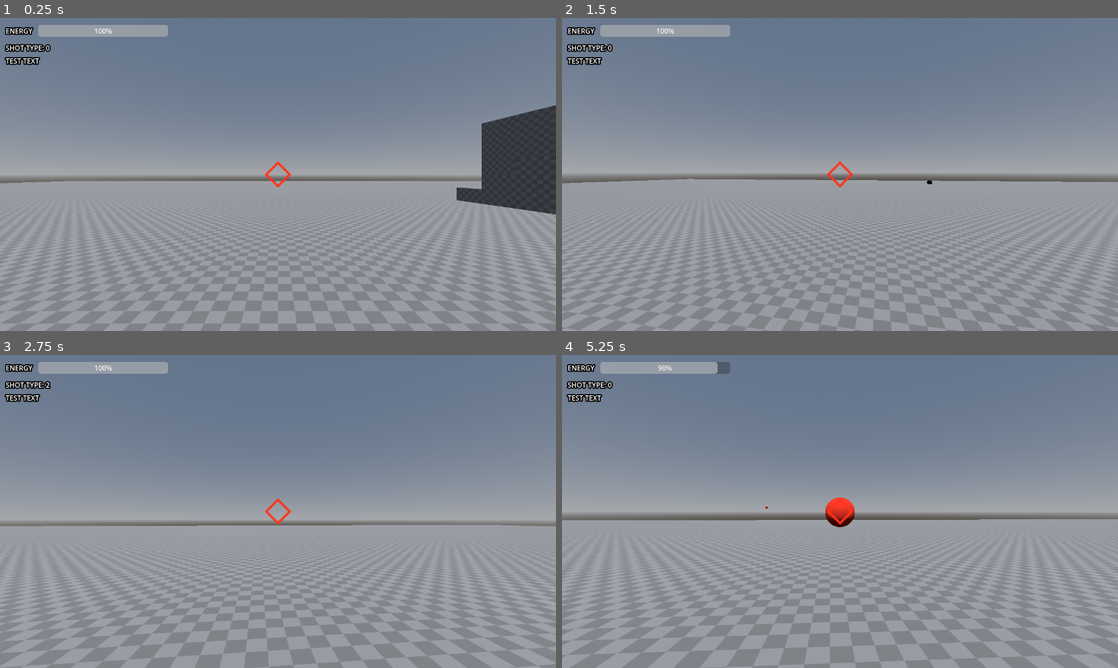
Above: before the commit, frames 1-4 (two rows, left to right).
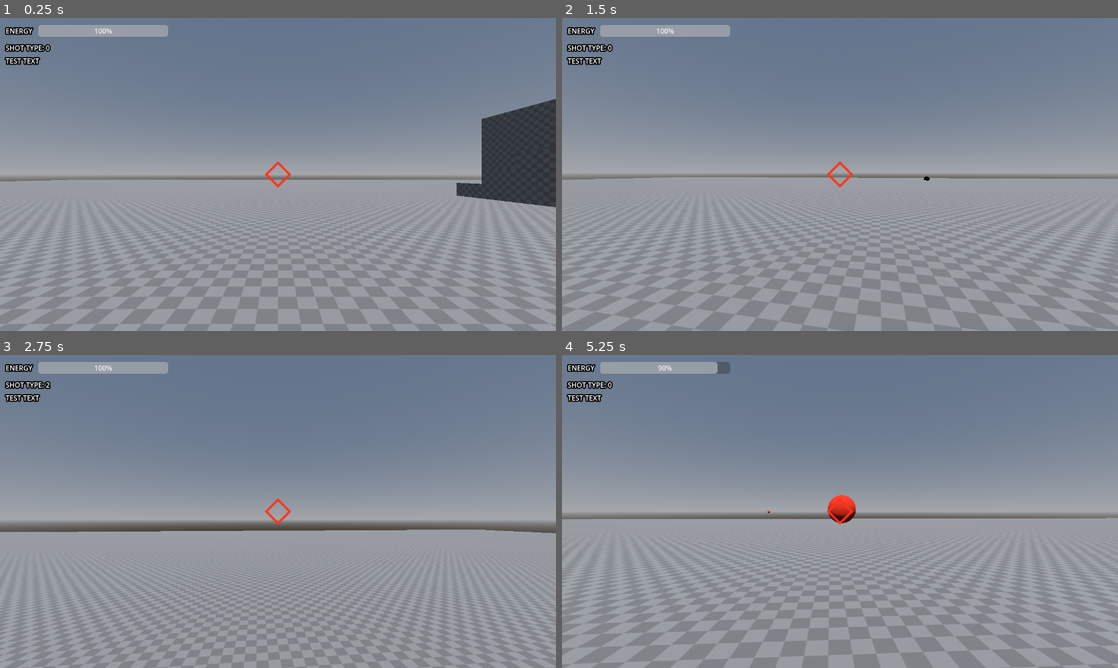
Above: after the commit, the same moments.

Repository: zetcipher/minijam_113_fusion
Game: Godot game, scene res://scenes/testmap.tscn
Two runs of this game, one before a commit and one after it. Both use one fixed random seed, a clock stepped at 60 frames per second and the inputs below.
Inputs (mouse positions are in pixels of both pictures, inside the frame that each line leads up to):
- Up to frame 1 (0.25 s): no input
- Up to frame 2 (1.5 s): tap Enter at 0.5 s; move the mouse to (867, 174) at 0.52 s; press the mouse at (867, 174) at 0.53 s; hold W (move_forward) from 0.53 s (still down); tap Space (jump) at 0.77, 0.8, 1.07, 1.35 s; move the mouse to (812, 174) at 1.27 s; release the mouse at (812, 174) at 1.28 s
- Up to frame 3 (2.75 s): keep holding W (move_forward); tap Space (jump) at 1.52, 1.82, 2.3 s; click (250, 511) at 1.55 s; move the mouse to (289, 505) at 2.02 s; tap Mouse wheel down (scroll_aspect_back) at 2.1 s
- Up to frame 4 (5.25 s): keep holding W (move_forward); move the mouse to (834, 517) at 2.77 s; tap Mouse wheel up (scroll_aspect_for) at 2.85 s; tap Space (jump) at 3.02, 3.32, 3.77, 3.8, 4.07, 4.52, 4.82 s; click (834, 517) at 3.05 s; move the mouse to (878, 514) at 3.52 s; press the mouse at (878, 514) at 3.53 s; move the mouse to (795, 508) at 4.27 s; release the mouse at (795, 508) at 4.28 s; tap Delete at 4.35 s; click (795, 508) at 4.55 s; move the mouse to (845, 511) at 5.02 s; tap X at 5.1 s; click (845, 511) at 5.17 s

The runs differ from the first frame. In frame 1, 11% of the frame differs, in the area x 0-100%, y 25-100%; in frame 2, 11%; in frame 3, 10%; in frame 4, 12%, in the area x 0-100%, y 44-100%.

Commit message:
forgot to commit stuff earlier i am tired

Diff:
--- /dev/null
+++ b/materials/environment/graybox.tres
@@ -0,0 +1,7 @@
+[gd_resource type="StandardMaterial3D" load_steps=2 format=3 uid="uid://dm1r8s7in5f6v"]
+
+[ext_resource type="Texture2D" uid="uid://c50m2wdr1wta0" path="res://assets/textures/checkerboard.png" id="1_lxaij"]
+
+[resource]
+albedo_texture = ExtResource("1_lxaij")
+uv1_triplanar = true
--- a/objects/basic_shot.gd
+++ b/objects/basic_shot.gd
@@ -28,7 +28,8 @@
 	dir = dir.normalized()
 	$MeshInstance3D.rotation = self.rotation
 	self.rotation = Vector3.ZERO
-	$RayCast3D.target_position = dir * speed * (1 / 60) * 1.2
+	$RayCast3D.position = -dir * 2
+	$RayCast3D.target_position = dir * speed * (1 / 60) * 2.5
 	$RayCast3D2.target_position = dir * speed * (1 / 60) * 16
 
 
@@ -48,7 +49,8 @@
 	if acceleration > 0.0:
 		speed += acceleration * delta
 
-	$RayCast3D.target_position = dir * speed * delta * 1.2
+	$RayCast3D.position = -dir * 2
+	$RayCast3D.target_position = dir * speed * delta * 2.5
 	$RayCast3D2.target_position = dir * speed * delta * 16
 
 	if time > 10.0:
--- a/objects/player.gd
+++ b/objects/player.gd
@@ -1,9 +1,9 @@
-class_name Player extends CharacterBody3D
+class_name Player extends RigidBody3D
 
 const TOP_SPEED := 6.0
-const JUMP_VELOCITY := 6.0
-const ACCEL_GRND := 40.0
-const ACCEL_AIR := 6.67
+const JUMP_VELOCITY := 10.0
+const ACCEL_GRND := 50.0
+const ACCEL_AIR := 10.0
 const DECEL_GRND := 30.0
 const DECEL_AIR := 5.0
 
@@ -43,7 +43,8 @@
 		beam.active = true
 		beam.monitorable = true
 		beam.monitorable = true
-		energy -= G.aspect_energy_use[shot_type] * G.element_energy_use[element] * delta
+		if element == 2: apply_central_force(Vector3((position + Vector3.UP) - $Head/Camera3D/Target.global_position) * 1.5)
+		energy -= G.aspect_energy_use[shot_type] * G.element_energy_use[shot_type][element] * delta
 		if energy <= 0.0:
 			energy = 0.0
 			must_refill = true
@@ -125,7 +126,7 @@
 	shot.target_pos = $Head/Camera3D/Target.global_position
 #	shot.rotation.x = self.rotation.x
 #	shot.rotation.y = cam.rotation.y
-	energy -= G.aspect_energy_use[shot_type] * G.element_energy_use[element]
+	energy -= G.aspect_energy_use[shot_type] * G.element_energy_use[shot_type][element]
 	if energy <= 0.0:
 		energy = 0.0
 		must_refill = true
@@ -136,12 +137,12 @@
 
 func can_spend_energy(aspect: int, element: int) -> bool:
 	if aspect == 2:
-		if energy >= G.aspect_energy_use[aspect] * G.element_energy_use[element] * (1 / 60):
+		if energy >= G.aspect_energy_use[shot_type][element] * G.element_energy_use[shot_type][element] * (1 / 60):
 			return true
 		else:
 			return false
 	else:
-		if energy >= G.aspect_energy_use[aspect] * G.element_energy_use[element]:
+		if energy >= G.aspect_energy_use[shot_type][element] * G.element_energy_use[shot_type][element]:
 			return true
 		else:
 			return false
@@ -149,48 +150,79 @@
 
 
 func movement(delta: float):
-	# Add the gravity.
-	if not is_on_floor():
-		plr_force.y -= gravity * delta
-	velocity.y = env_force.y + plr_force.y
-
-	# Handle Jump.
-	if Input.is_action_just_pressed("jump") and is_on_floor():
-		plr_force.y = JUMP_VELOCITY
-
-	# Get the input direction and handle the movement/deceleration.
-	# As good practice, you should replace UI actions with custom gameplay actions.
-	var input_dir = Input.get_vector("move_left", "move_right", "move_forward", "move_back")
-	var direction = (transform.basis * Vector3(input_dir.x, 0, input_dir.y)).normalized()
-	if direction:
-		if speed < TOP_SPEED:
-			if is_on_floor():
-				speed += ACCEL_GRND * delta
-			else:
-				speed += ACCEL_AIR * delta
-			if speed > TOP_SPEED: speed = TOP_SPEED
-	elif is_on_floor():
-		if speed > 0.0:
-			speed -= DECEL_GRND * delta
-	else:
-		if speed > 0.0:
-			speed -= DECEL_AIR * delta
-	if speed < 0.0:
-		speed = 0.0
-
-	if direction:
-		plr_force.x = direction.x * speed
-		plr_force.z = direction.z * speed
-	else:
-		plr_force.x = last_dir.x * speed
-		plr_force.z = last_dir.z * speed
-
-	velocity.x = plr_force.x + env_force.x
-	velocity.z = plr_force.z + env_force.z
-
-	if direction: last_dir = direction
-
-	move_and_slide()
+	var floorcast := $floor_cast as RayCast3D
+	var floorarea := $floor_detect as Area3D
+	var on_floor := floorcast.is_colliding()
+
+	if floorarea.get_overlapping_bodies().size() > 1:
+		on_floor = true
+		physics_material_override.friction = 1.0
+		physics_material_override.rough = false
+	else:
+		on_floor = false
+		physics_material_override.friction = 0.0
+		physics_material_override.rough = true
+
+	apply_central_force(Vector3.DOWN * gravity)
+	if Input.is_action_just_pressed("jump") and on_floor:
+		apply_central_impulse(Vector3.UP * JUMP_VELOCITY)
+		#apply_central_impulse(Vector3(1,0,1) * -0.5)
+
+
+	var input_dir := Input.get_vector("move_left", "move_right", "move_forward", "move_back")
+	var direction := Vector3($Head.transform.basis * Vector3(input_dir.x, 0, input_dir.y)).normalized()
+
+	var h_vel := Vector3(linear_velocity.x, 0, linear_velocity.z)
+
+	if direction.length() > 0.0 and h_vel.length() < TOP_SPEED:
+		if on_floor:
+			apply_central_force(direction * ACCEL_GRND)
+		else:
+			apply_central_force(direction * ACCEL_AIR)
+
+
+#	# Add the gravity.
+#	if not is_on_floor():
+#		plr_force.y -= gravity * delta
+#	velocity.y = env_force.y + plr_force.y
+#
+#	# Handle Jump.
+#	if Input.is_action_just_pressed("jump") and is_on_floor():
+#		plr_force.y = JUMP_VELOCITY
+#
+#	# Get the input direction and handle the movement/deceleration.
+#	# As good practice, you should replace UI actions with custom gameplay actions.
+#	var input_dir = Input.get_vector("move_left", "move_right", "move_forward", "move_back")
+#	var direction = (transform.basis * Vector3(input_dir.x, 0, input_dir.y)).normalized()
+#	if direction:
+#		if speed < TOP_SPEED:
+#			if is_on_floor():
+#				speed += ACCEL_GRND * delta
+#			else:
+#				speed += ACCEL_AIR * delta
+#			if speed > TOP_SPEED: speed = TOP_SPEED
+#	elif is_on_floor():
+#		if speed > 0.0:
+#			speed -= DECEL_GRND * delta
+#	else:
+#		if speed > 0.0:
+#			speed -= DECEL_AIR * delta
+#	if speed < 0.0:
+#		speed = 0.0
+#
+#	if direction:
+#		plr_force.x = direction.x * speed
+#		plr_force.z = direction.z * speed
+#	else:
+#		plr_force.x = last_dir.x * speed
+#		plr_force.z = last_dir.z * speed
+#
+#	velocity.x = plr_force.x + env_force.x
+#	velocity.z = plr_force.z + env_force.z
+#
+#	if direction: last_dir = direction
+#
+#	move_and_slide()
 
 
 func _input(event):
@@ -199,6 +231,6 @@
 
 	var ev := event as InputEventMouseMotion
 
-	rotation.y -= ev.relative.x * 0.001 * cam_sens.x
+	$Head.rotation.y -= ev.relative.x * 0.001 * cam_sens.x
 	cam.rotation.x -= ev.relative.y * 0.001 * cam_sens.y
 	cam.rotation.x = clamp(cam.rotation.x, deg_to_rad(-89), deg_to_rad(89))
--- a/objects/player.tscn
+++ b/objects/player.tscn
@@ -1,17 +1,25 @@
-[gd_scene load_steps=5 format=3 uid="uid://b1khm8vxgggo3"]
+[gd_scene load_steps=7 format=3 uid="uid://b1khm8vxgggo3"]
 
 [ext_resource type="Script" path="res://objects/player.gd" id="1_uonjx"]
 [ext_resource type="Texture2D" uid="uid://biax3kv2nruub" path="res://assets/textures/crosshair.png" id="2_61efj"]
 [ext_resource type="PackedScene" uid="uid://ch4k4jq2ngkjm" path="res://objects/beam.tscn" id="2_66qxj"]
 
-[sub_resource type="CapsuleShape3D" id="CapsuleShape3D_7a1tt"]
+[sub_resource type="PhysicsMaterial" id="PhysicsMaterial_3qk7x"]
 
-[node name="Player" type="CharacterBody3D"]
+[sub_resource type="CylinderShape3D" id="CylinderShape3D_6ttdt"]
+
+[sub_resource type="CylinderShape3D" id="CylinderShape3D_uayoe"]
+height = 1.0
+radius = 0.48
+
+[node name="Player" type="RigidBody3D"]
+physics_material_override = SubResource("PhysicsMaterial_3qk7x")
+lock_rotation = true
 script = ExtResource("1_uonjx")
 
 [node name="CollisionShape3D" type="CollisionShape3D" parent="."]
 transform = Transform3D(1, 0, 0, 0, 1, 0, 0, 0, 1, 0, 1, 0)
-shape = SubResource("CapsuleShape3D_7a1tt")
+shape = SubResource("CylinderShape3D_6ttdt")
 
 [node name="Head" type="Node3D" parent="."]
 transform = Transform3D(1, 0, 0, 0, 1, 0, 0, 0, 1, 0, 1.5, 0)
@@ -91,3 +99,13 @@
 grow_horizontal = 2
 grow_vertical = 2
 texture = ExtResource("2_61efj")
+
+[node name="floor_cast" type="RayCast3D" parent="."]
+transform = Transform3D(1, 0, 0, 0, 1, 0, 0, 0, 1, 0, 0.25, 0)
+target_position = Vector3(0, -0.5, 0)
+
+[node name="floor_detect" type="Area3D" parent="."]
+
+[node name="CollisionShape3D" type="CollisionShape3D" parent="floor_detect"]
+transform = Transform3D(1, 0, 0, 0, 1, 0, 0, 0, 1, 0, 0.45, 0)
+shape = SubResource("CylinderShape3D_uayoe")
--- a/scenes/testmap.tscn
+++ b/scenes/testmap.tscn
@@ -6,6 +6,7 @@
 [ext_resource type="Script" path="res://addons/cyclops_level_builder/nodes/cyclops_blocks.gd" id="4_c57jq"]
 [ext_resource type="Script" path="res://addons/cyclops_level_builder/nodes/cyclops_convex_block.gd" id="5_gjmvf"]
 [ext_resource type="Script" path="res://addons/cyclops_level_builder/resources/convex_block_data.gd" id="6_6yn6q"]
+[ext_resource type="Material" uid="uid://dm1r8s7in5f6v" path="res://materials/environment/graybox.tres" id="7_01m3b"]
 
 [sub_resource type="ProceduralSkyMaterial" id="ProceduralSkyMaterial_85217"]
 
@@ -160,7 +161,7 @@
 active_face = -1
 face_ids = PackedInt32Array(0, 1, 2, 3, 4, 5)
 
-[sub_resource type="Resource" id="Resource_cayv0"]
+[sub_resource type="Resource" id="Resource_cw4s7"]
 script = ExtResource("6_6yn6q")
 selected = false
 active = false
@@ -174,7 +175,7 @@
 edge_face_indices = PackedInt32Array(0, 2, 0, 3, 0, 4, 0, 5, 1, 4, 1, 3, 1, 2, 1, 5, 2, 5, 2, 3, 3, 4, 4, 5)
 face_vertex_count = PackedInt32Array(4, 4, 4, 4, 4, 4)
 face_vertex_indices = PackedInt32Array(0, 1, 2, 3, 7, 6, 5, 4, 1, 0, 4, 5, 2, 1, 5, 6, 3, 2, 6, 7, 0, 3, 7, 4)
-face_material_indices = PackedInt32Array(-1, -1, -1, -1, -1, -1)
+face_material_indices = PackedInt32Array(0, 0, 0, 0, 0, 0)
 face_uv_transform = Array[Transform2D]([Transform2D(1, 0, 0, 1, 0, 0), Transform2D(1, 0, 0, 1, 0, 0), Transform2D(1, 0, 0, 1, 0, 0), Transform2D(1, 0, 0, 1, 0, 0), Transform2D(1, 0, 0, 1, 0, 0), Transform2D(1, 0, 0, 1, 0, 0)])
 face_selected = PackedByteArray(0, 0, 0, 0, 0, 0)
 active_face = -1
@@ -279,7 +280,8 @@
 
 [node name="Block_6" type="Node" parent="CyclopsBlocks"]
 script = ExtResource("5_gjmvf")
-block_data = SubResource("Resource_cayv0")
+materials = Array[Material]([ExtResource("7_01m3b")])
+block_data = SubResource("Resource_cw4s7")
 
 [node name="Block_7" type="Node" parent="CyclopsBlocks"]
 script = ExtResource("5_gjmvf")
--- a/scripts/global.gd
+++ b/scripts/global.gd
@@ -3,7 +3,13 @@
 enum Aspects {BASIC, HEAVY, BEAM, MELEE}
 enum Elements {FIRE, ICE, WIND, EARTH}
 
-var element_energy_use := [1.0, 1.0, 1.0, 1.0]
+var element_energy_use := [
+	[1.0, 0.66, 0.5, 1.5], # basic shot
+	[0.5, 0.75, 1.0, 1.0], # heavy shot
+	[1.0, 1.0, 2.0, 1.5], # beam
+	[1.0, 1.25, 0.5, 1.5], # melee
+
+]
 var aspect_energy_use := [7.5, 33.4, 20.0, 20.0]
 
 var element_mods := [
Not shown, added: assets/models/pedestal.blend.import
Not shown, added: assets/models/pedestal.mtl
Not shown, added: assets/models/pedestal.obj
Not shown, added: assets/models/pedestal.obj.import
Binary file added: assets/textures/brick0.png
Not shown, added: assets/textures/brick0.png.import
Binary file added: assets/textures/pinkbeam.png
Not shown, added: assets/textures/pinkbeam.png.import
Binary file added: assets/textures/plate_0.png
Not shown, added: assets/textures/plate_0.png.import
Not shown: 1 places in scenes/testmap.tscn that only renumber resources
Not shown, added: assets/models/pedestal.blend
(and 1 more such lines)
